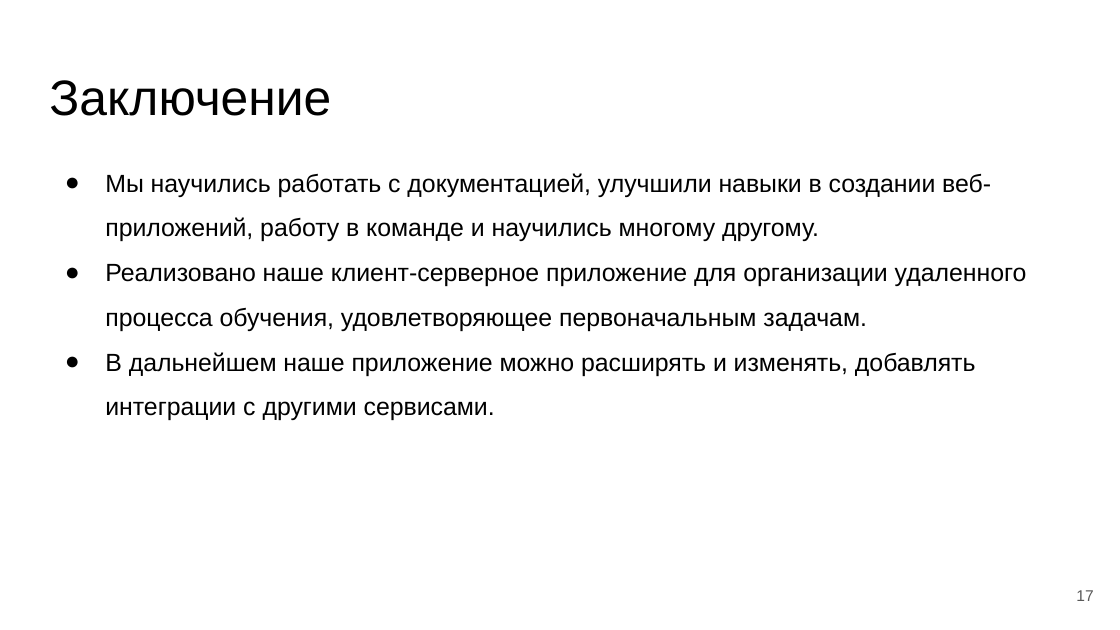
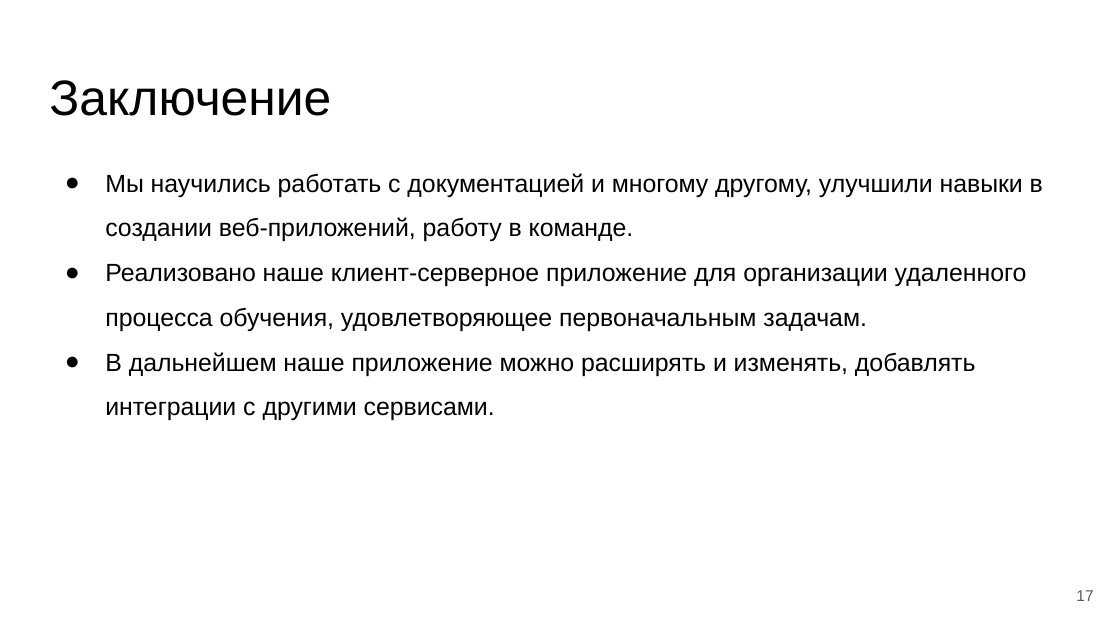
Before and after one commit to TolstovM/project-11, a slide deck: slide 17 of documentation/Презентация.pptx. Drawn at 1120x630 pixels with LibreOffice and Linux fonts; fonts in the diff are those of the drawing. Boxes give left, top, right and bottom in pixels: in the first picture for what was removed or moved away, otherwise in the second. Text is boxed around its words. In the diff, an @@ line names an element or a change of style, - is before the commit and + after.

```diff
--- a/documentation/Презентация.pptx
+++ b/documentation/Презентация.pptx
@@ text at [105,173,1043,241]: text changed @@
-● Мы научились работать с документацией, улучшили навыки в создании веб-приложений, работу в команде и научились многому другому.
+● Мы научились работать с документацией и многому другому, улучшили навыки в создании веб-приложений, работу в команде.
```
Also in this commit, not shown: 5 other slides changed, 1 other file.
